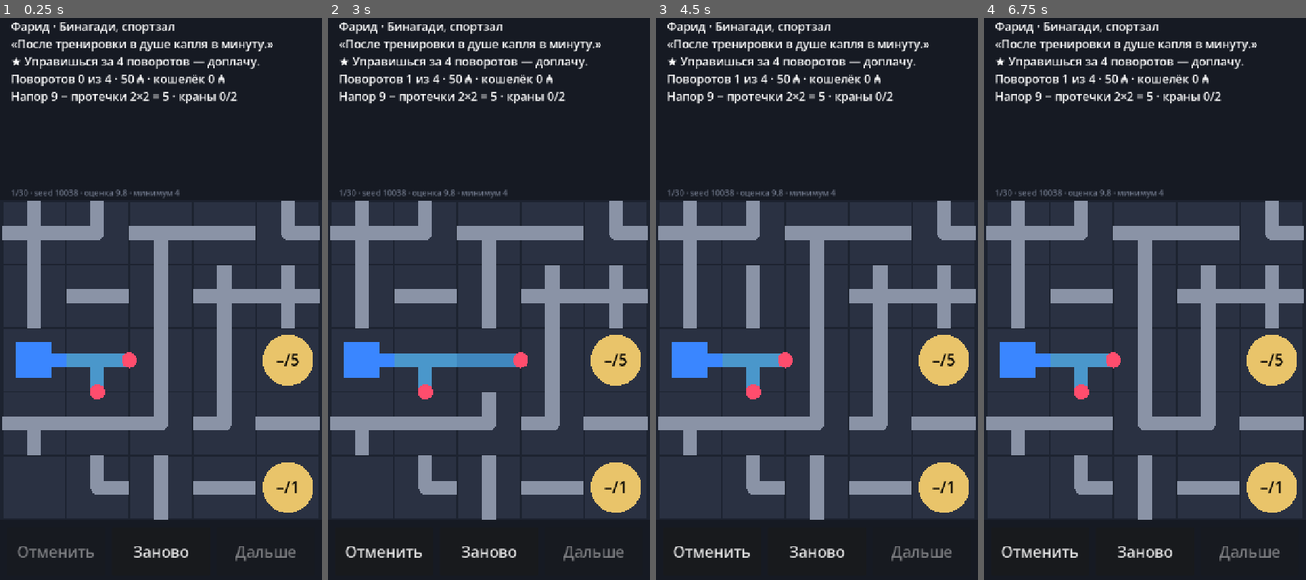
Above: before the commit, frames 1-4 (left to right).
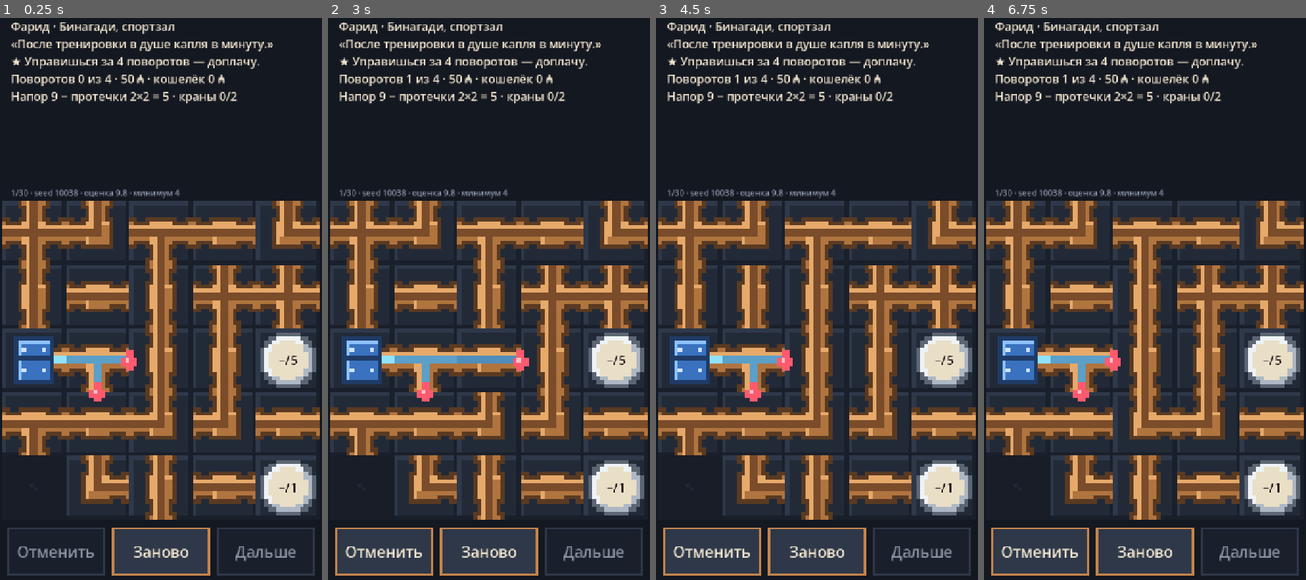
Above: after the commit, the same moments.

Repository: jshahriyarbadalov/master-pressure
Game: Godot game, scene res://game/ui/main.tscn
Two runs of this game, one before a commit and one after it. Both use one fixed random seed, a clock stepped at 60 frames per second and the inputs below.
Inputs (mouse positions are in pixels of both pictures, inside the frame that each line leads up to):
- Up to frame 1 (0.25 s): no input
- Up to frame 2 (3 s): click "Заново" at 0.5 s; click "Заново" at 1.25 s; click "Заново" at 2 s; tap Enter at 2.75 s; move the mouse to (489, 360) at 2.77 s; click (489, 360) at 2.92 s
- Up to frame 3 (4.5 s): click "Отменить" at 3.5 s; tap Space at 4.25 s; move the mouse to (752, 327) at 4.27 s; click (752, 327) at 4.42 s
- Up to frame 4 (6.75 s): click "Отменить" at 5 s; tap Enter at 5.75 s; move the mouse to (1177, 169) at 5.77 s; click (1177, 169) at 5.92 s; tap Space at 6.5 s; move the mouse to (1128, 411) at 6.52 s; click (1128, 411) at 6.67 s

The runs differ from the first frame. In frame 1, 36% of the frame differs, in the area x 0-100%, y 0-100%; in frame 2, 38%; in frame 3, 38%; in frame 4, 38%.

Commit message:
T-19: пиксельная графика, нарисованная кодом (этап 5, часть 1)
- game/ui/pixel_art.gd: тайлы 16×16 строятся кодом и кэшируются; своя
  палитра (медь, хром, вода, ночной фон) — ничего не взято из чужих игр
  - медные трубы с фланцами на стыках, канал внутри; вода — отдельная
    маска канала, окрашивается по напору (светлее = сильнее)
  - кран = манометр: хромированное кольцо, стекло меняет цвет
    (сухо / мало / в норме), «есть/нужно» на стекле
  - бак-источник с заклёпками, кирпичная стена, пустые клетки, капля протечки
  - кнопки: плоские, медная рамка
- board_view: рисует тайлы без сглаживания (TEXTURE_FILTER_NEAREST)
- tools/screenshot.gd: --win докручивает уровень до решения заказа

Co-Authored-By: Claude Opus 5.5 <noreply@anthropic.com>
Claude-Session: https://claude.ai/code/session_01D9V7yxtszNZeZRQeACzA7x

Diff:
--- a/game/ui/board_view.gd
+++ b/game/ui/board_view.gd
@@ -6,6 +6,7 @@
 
 const Pieces = preload("res://game/logic/pieces.gd")
 const Dir = preload("res://addons/master_core/grid/dir.gd")
+const PixelArt = preload("res://game/ui/pixel_art.gd")
 
 ## Минимальный размер клетки в пикселях дизайна (ширина 720): ≈48 dp на телефоне 360 dp.
 const MIN_CELL := 96.0
@@ -26,6 +27,10 @@
 var result := {}  ## результат PressureEval.evaluate для текущих поворотов
 var cell := MIN_CELL
 var origin := Vector2.ZERO
+
+
+func _init() -> void:
+	texture_filter = CanvasItem.TEXTURE_FILTER_NEAREST  # пиксели без сглаживания
 
 
 func set_level(lv) -> void:
@@ -80,7 +85,7 @@
 
 
 func _draw() -> void:
-	draw_rect(Rect2(Vector2.ZERO, size), COL_BG)
+	draw_rect(Rect2(Vector2.ZERO, size), PixelArt.C["bg"])
 	if level == null or cell < 8.0:
 		return
 	for i in level.w * level.h:
@@ -91,31 +96,29 @@
 func _draw_cell(i: int) -> void:
 	var r := cell_rect(i)
 	var k: int = level.kinds[i]
-	var c := r.get_center()
 	if k == Pieces.WALL:
-		draw_rect(r.grow(-2), COL_WALL)
+		draw_texture_rect(PixelArt.cell_tile("wall"), r, false)
 		return
-	draw_rect(r.grow(-2), COL_CELL)
+	if k == Pieces.EMPTY:
+		draw_texture_rect(PixelArt.cell_tile("empty"), r, false)
+		return
+	draw_texture_rect(PixelArt.cell_tile("floor"), r, false)
 	if Pieces.is_pipe(k):
-		_draw_arms(c, Pieces.mask(k, level.rots[i]), pipe_color(i), cell * 0.22)
+		var m := Pieces.mask(k, level.rots[i])
+		draw_texture_rect(PixelArt.pipe(m), r, false)
+		if not result.is_empty() and result["wet"][i] == 1:
+			draw_texture_rect(PixelArt.channel(m), r, false, pipe_color(i))
 	elif k == Pieces.SOURCE:
-		_draw_arms(c, level.outlets, COL_SOURCE, cell * 0.22)
-		draw_rect(Rect2(c - Vector2.ONE * cell * 0.28, Vector2.ONE * cell * 0.56), COL_SOURCE)
+		draw_texture_rect(PixelArt.pipe(level.outlets), r, false)
+		draw_texture_rect(PixelArt.channel(level.outlets), r, false, PixelArt.water_color(1.0))
+		draw_texture_rect(PixelArt.tank(), r, false)
 	elif k == Pieces.TAP:
 		var p = tap_pressure(i)
-		var col := COL_TAP
+		var state := "dry"
 		if p != null:
-			col = COL_TAP_OK if int(p) >= int(level.req[i]) else COL_TAP_LOW
-		draw_circle(c, cell * 0.40, col)
-		_draw_tap_label(i, c)
-
-
-func _draw_arms(c: Vector2, mask: int, col: Color, width: float) -> void:
-	for d in 4:
-		if mask >> d & 1:
-			var tip := c + Vector2(Dir.DX[d], Dir.DY[d]) * cell * 0.5
-			draw_line(c, tip, col, width)
-	draw_circle(c, width * 0.5, col)
+			state = "ok" if int(p) >= int(level.req[i]) else "low"
+		draw_texture_rect(PixelArt.gauge(state), r, false)
+		_draw_tap_label(i, r.get_center())
 
 
 ## Цвет трубы: сухая — серая; мокрая — синяя, тем ярче, чем выше напор.
@@ -124,9 +127,8 @@
 		return COL_PIPE
 	var p: int = result["cell_p"][i]
 	if p == UNREACHED:
-		return COL_WATER_LO
-	var t := clampf(float(p) / maxf(1.0, float(level.H)), 0.0, 1.0)
-	return COL_WATER_LO.lerp(COL_WATER_HI, t)
+		return PixelArt.water_color(0.0)
+	return PixelArt.water_color(float(p) / maxf(1.0, float(level.H)))
 
 
 func tap_pressure(i: int) -> Variant:
@@ -143,8 +145,10 @@
 		var i: int = code >> 2
 		var d: int = code & 3
 		var c := cell_rect(i).get_center()
+		var px := cell / PixelArt.T
 		var tip := c + Vector2(Dir.DX[d], Dir.DY[d]) * cell * 0.5
-		draw_circle(tip, cell * 0.12, COL_LEAK)
+		var sz := Vector2(4, 5) * px
+		draw_texture_rect(PixelArt.drop(), Rect2(tip - sz / 2.0, sz), false)
 
 
 ## Подпись крана: «есть/нужно» («–» — вода не дошла).
@@ -152,6 +156,6 @@
 	var font := get_theme_default_font()
 	var p = tap_pressure(i)
 	var txt := "%s/%d" % ["–" if p == null else str(maxi(int(p), 0)), int(level.req[i])]
-	var fs := int(cell * 0.26)
+	var fs := int(cell * 0.21)
 	var w := font.get_string_size(txt, HORIZONTAL_ALIGNMENT_CENTER, -1, fs).x
-	draw_string(font, c + Vector2(-w / 2.0, fs * 0.35), txt, HORIZONTAL_ALIGNMENT_LEFT, -1, fs, Color.BLACK)
+	draw_string(font, c + Vector2(-w / 2.0, fs * 0.35), txt, HORIZONTAL_ALIGNMENT_LEFT, -1, fs, Color("2a1f1d"))
--- a/game/ui/main.gd
+++ b/game/ui/main.gd
@@ -8,6 +8,7 @@
 const JsonIo = preload("res://addons/master_core/level/json_io.gd")
 const Order = preload("res://game/logic/order.gd")
 const OrderTexts = preload("res://game/logic/order_texts.gd")
+const PixelArt = preload("res://game/ui/pixel_art.gd")
 
 const BAR_H := 140.0
 const PACK_PATH := "res://levels/packs/proto.json"
@@ -42,18 +43,19 @@
 	set_anchors_preset(Control.PRESET_FULL_RECT)
 	texts = OrderTexts.new("ru")
 	var bg := ColorRect.new()
-	bg.color = Color("161a23")
+	bg.color = PixelArt.C["bg"]
 	bg.set_anchors_preset(Control.PRESET_FULL_RECT)
 	bg.mouse_filter = Control.MOUSE_FILTER_IGNORE
 	add_child(bg)
 	info = Label.new()
 	info.add_theme_font_size_override("font_size", 26)
+	info.add_theme_color_override("font_color", PixelArt.C["text"])
 	info.autowrap_mode = TextServer.AUTOWRAP_WORD
 	info.clip_text = true
 	add_child(info)
 	debug = Label.new()
 	debug.add_theme_font_size_override("font_size", 18)
-	debug.add_theme_color_override("font_color", Color("6b7385"))
+	debug.add_theme_color_override("font_color", PixelArt.C["text_dim"])
 	add_child(debug)
 	board = BoardView.new()
 	add_child(board)
@@ -71,6 +73,12 @@
 	var b := Button.new()
 	b.text = text
 	b.add_theme_font_size_override("font_size", 34)
+	var st := PixelArt.button_styles()
+	for k in st:
+		b.add_theme_stylebox_override(k, st[k])
+	b.add_theme_color_override("font_color", PixelArt.C["text"])
+	b.add_theme_color_override("font_pressed_color", PixelArt.C["copper_ui"])
+	b.add_theme_color_override("font_disabled_color", PixelArt.C["text_dim"])
 	b.focus_mode = Control.FOCUS_NONE
 	b.pressed.connect(cb)
 	add_child(b)
--- /dev/null
+++ b/game/ui/pixel_art.gd
@@ -0,0 +1,234 @@
+## Пиксельная графика «Давления», нарисованная кодом (тайлы 16×16).
+## Всё своё: палитра, формы — ничего не взято из чужих игр.
+## Текстуры строятся один раз и кэшируются; рисуются без сглаживания (NEAREST).
+extends RefCounted
+
+const T := 16  ## размер тайла в пикселях
+
+## Палитра (своя): медь, хром, вода, ночной фон.
+const C := {
+	"bg": Color("141821"),
+	"cell": Color("222a38"),
+	"cell_hi": Color("2e3849"),
+	"cell_lo": Color("1a202b"),
+	"empty": Color("181d27"),
+	"empty_dot": Color("1f2532"),
+	"brick": Color("5a3b33"),
+	"brick_hi": Color("6e4a3f"),
+	"mortar": Color("2a1f1d"),
+	"pipe_dark": Color("5a3a22"),
+	"pipe": Color("b0743f"),
+	"pipe_hi": Color("e6a96a"),
+	"channel": Color("7a4c2a"),
+	"water_lo": Color("1d4a86"),
+	"water_hi": Color("8fe3ff"),
+	"leak": Color("ff5a6e"),
+	"leak_hi": Color("ffc2ca"),
+	"chrome_dark": Color("5c6573"),
+	"chrome": Color("aeb7c4"),
+	"chrome_hi": Color("eef2f6"),
+	"gauge_dry": Color("e9dfc7"),
+	"gauge_ok": Color("7fd99a"),
+	"gauge_low": Color("f3a35c"),
+	"tank_dark": Color("1f3b66"),
+	"tank": Color("3a72c0"),
+	"tank_hi": Color("8cc2ff"),
+	"rivet": Color("cfe3ff"),
+	"text": Color("f2e6d0"),
+	"text_dim": Color("8b93a4"),
+	"copper_ui": Color("c4844a"),
+}
+
+static var _cache := {}
+
+
+static func _img() -> Image:
+	var im := Image.create(T, T, false, Image.FORMAT_RGBA8)
+	im.fill(Color(0, 0, 0, 0))
+	return im
+
+
+static func _rect(im: Image, x0: int, y0: int, x1: int, y1: int, col: Color) -> void:
+	for y in range(maxi(y0, 0), mini(y1, T - 1) + 1):
+		for x in range(maxi(x0, 0), mini(x1, T - 1) + 1):
+			im.set_pixel(x, y, col)
+
+
+static func _tex(key: String, im: Image) -> ImageTexture:
+	var t := ImageTexture.create_from_image(im)
+	_cache[key] = t
+	return t
+
+
+## Фон клетки: поворачиваемая — со скосом (выпуклая плитка), пустая — тёмная.
+static func cell_tile(kind: String) -> ImageTexture:
+	var key := "cell_" + kind
+	if _cache.has(key):
+		return _cache[key]
+	var im := _img()
+	match kind:
+		"floor":
+			_rect(im, 0, 0, T - 1, T - 1, C["cell"])
+			_rect(im, 0, 0, T - 1, 0, C["cell_hi"])
+			_rect(im, 0, 0, 0, T - 1, C["cell_hi"])
+			_rect(im, 0, T - 1, T - 1, T - 1, C["cell_lo"])
+			_rect(im, T - 1, 0, T - 1, T - 1, C["cell_lo"])
+		"empty":
+			_rect(im, 0, 0, T - 1, T - 1, C["empty"])
+			im.set_pixel(7, 7, C["empty_dot"])
+			im.set_pixel(8, 8, C["empty_dot"])
+		"wall":
+			_rect(im, 0, 0, T - 1, T - 1, C["mortar"])
+			for row in 4:
+				var y0 := row * 4
+				var off := 0 if row % 2 == 0 else 4
+				for bx in range(-1, 3):
+					var x0 := bx * 8 + off
+					_rect(im, x0, y0, x0 + 6, y0 + 2, C["brick"])
+					_rect(im, x0, y0, x0 + 6, y0, C["brick_hi"])
+	return _tex(key, im)
+
+
+## Труба с концами mask (бит d: 0=N 1=E 2=S 3=W). Канал внутри — тёмный (сухо).
+static func pipe(mask: int) -> ImageTexture:
+	var key := "pipe_%d" % mask
+	if _cache.has(key):
+		return _cache[key]
+	var im := _img()
+	# слои: тёмный контур → тело → блик → канал
+	for pass_i in 4:
+		for d in 4:
+			if not (mask >> d & 1):
+				continue
+			_arm(im, d, pass_i)
+		_hub(im, pass_i)
+	return _tex(key, im)
+
+
+## Маска канала: белые пиксели там, где течёт вода (окрашивается при отрисовке).
+static func channel(mask: int) -> ImageTexture:
+	var key := "chan_%d" % mask
+	if _cache.has(key):
+		return _cache[key]
+	var im := _img()
+	for d in 4:
+		if mask >> d & 1:
+			_arm_rect(im, d, 7, 8, Color.WHITE)
+	_rect(im, 7, 7, 8, 8, Color.WHITE)
+	return _tex(key, im)
+
+
+## Прямоугольник вдоль конца d с поперечным диапазоном [a, b].
+static func _arm_rect(im: Image, d: int, a: int, b: int, col: Color) -> void:
+	match d:
+		0: _rect(im, a, 0, b, 8, col)
+		1: _rect(im, 7, a, T - 1, b, col)
+		2: _rect(im, a, 7, b, T - 1, col)
+		3: _rect(im, 0, a, 8, b, col)
+
+
+static func _arm(im: Image, d: int, pass_i: int) -> void:
+	match pass_i:
+		0:
+			_arm_rect(im, d, 5, 10, C["pipe_dark"])
+			# фланец у края клетки
+			match d:
+				0: _rect(im, 4, 0, 11, 1, C["pipe_dark"])
+				1: _rect(im, T - 2, 4, T - 1, 11, C["pipe_dark"])
+				2: _rect(im, 4, T - 2, 11, T - 1, C["pipe_dark"])
+				3: _rect(im, 0, 4, 1, 11, C["pipe_dark"])
+		1:
+			_arm_rect(im, d, 6, 9, C["pipe"])
+			match d:
+				0: _rect(im, 5, 0, 10, 0, C["pipe"])
+				1: _rect(im, T - 1, 5, T - 1, 10, C["pipe"])
+				2: _rect(im, 5, T - 1, 10, T - 1, C["pipe"])
+				3: _rect(im, 0, 5, 0, 10, C["pipe"])
+		2:
+			_arm_rect(im, d, 6, 6, C["pipe_hi"])
+		3:
+			_arm_rect(im, d, 7, 8, C["channel"])
+
+
+static func _hub(im: Image, pass_i: int) -> void:
+	match pass_i:
+		0: _rect(im, 4, 4, 11, 11, C["pipe_dark"])
+		1: _rect(im, 5, 5, 10, 10, C["pipe"])
+		2:
+			_rect(im, 5, 5, 10, 5, C["pipe_hi"])
+			_rect(im, 5, 5, 5, 10, C["pipe_hi"])
+		3: _rect(im, 7, 7, 8, 8, C["channel"])
+
+
+## Бак-источник (выходы рисуются трубами поверх).
+static func tank() -> ImageTexture:
+	if _cache.has("tank"):
+		return _cache["tank"]
+	var im := _img()
+	_rect(im, 3, 2, 12, 13, C["tank_dark"])
+	_rect(im, 4, 3, 11, 12, C["tank"])
+	_rect(im, 4, 3, 11, 3, C["tank_hi"])
+	_rect(im, 4, 3, 4, 12, C["tank_hi"])
+	_rect(im, 4, 7, 11, 7, C["tank_dark"])
+	for p in [Vector2i(5, 5), Vector2i(10, 5), Vector2i(5, 10), Vector2i(10, 10)]:
+		im.set_pixel(p.x, p.y, C["rivet"])
+	return _tex("tank", im)
+
+
+## Кран-манометр: хромированное кольцо и стекло (цвет = состояние).
+static func gauge(state: String) -> ImageTexture:
+	var key := "gauge_" + state
+	if _cache.has(key):
+		return _cache[key]
+	var im := _img()
+	var face: Color = C["gauge_dry"]
+	if state == "ok":
+		face = C["gauge_ok"]
+	elif state == "low":
+		face = C["gauge_low"]
+	for y in T:
+		for x in T:
+			var dx := x - 7.5
+			var dy := y - 7.5
+			var r := sqrt(dx * dx + dy * dy)
+			if r <= 7.2:
+				im.set_pixel(x, y, C["chrome_dark"])
+			if r <= 6.3:
+				im.set_pixel(x, y, C["chrome"] if dx + dy > 0 else C["chrome_hi"])
+			if r <= 5.0:
+				im.set_pixel(x, y, face)
+	return _tex(key, im)
+
+
+## Капля протечки 4×5.
+static func drop() -> ImageTexture:
+	if _cache.has("drop"):
+		return _cache["drop"]
+	var im := Image.create(4, 5, false, Image.FORMAT_RGBA8)
+	im.fill(Color(0, 0, 0, 0))
+	for p in [Vector2i(1, 0), Vector2i(2, 0), Vector2i(1, 1), Vector2i(2, 1), Vector2i(0, 2), Vector2i(1, 2), Vector2i(2, 2), Vector2i(3, 2), Vector2i(0, 3), Vector2i(1, 3), Vector2i(2, 3), Vector2i(3, 3), Vector2i(1, 4), Vector2i(2, 4)]:
+		im.set_pixel(p.x, p.y, C["leak"])
+	im.set_pixel(1, 2, C["leak_hi"])
+	var t := ImageTexture.create_from_image(im)
+	_cache["drop"] = t
+	return t
+
+
+## Цвет воды по напору: t = 0 (еле течёт) … 1 (полный напор).
+static func water_color(t: float) -> Color:
+	return (C["water_lo"] as Color).lerp(C["water_hi"], clampf(t, 0.0, 1.0))
+
+
+## Стиль кнопок и панели: плоский, без скруглений, медная рамка.
+static func button_styles() -> Dictionary:
+	var normal := StyleBoxFlat.new()
+	normal.bg_color = C["cell_hi"]
+	normal.border_color = C["copper_ui"]
+	normal.set_border_width_all(4)
+	normal.set_corner_radius_all(0)
+	var pressed := normal.duplicate()
+	pressed.bg_color = C["cell_lo"]
+	var disabled := normal.duplicate()
+	disabled.border_color = C["cell_hi"]
+	disabled.bg_color = C["cell_lo"]
+	return {"normal": normal, "hover": normal, "pressed": pressed, "disabled": disabled, "focus": StyleBoxEmpty.new()}
--- a/tools/screenshot.gd
+++ b/tools/screenshot.gd
@@ -21,6 +21,18 @@
 	if a.has("level"):
 		main.index = int(a["level"])
 		main._load_current()
+	if a.has("win"):
+		# докрутить до ближайшего решения заказа (минимум касаний)
+		var Order = load("res://game/logic/order.gd")
+		var sols: Array = Order.analyze(main.level)
+		if not sols.is_empty():
+			var plan: PackedByteArray = sols[0]["plan"]
+			var lvw = main.level
+			for i in lvw.w * lvw.h:
+				var guard := 0
+				while lvw.is_rotatable(i) and lvw.rots[i] != plan[i] and guard < 4 and not main.won:
+					main.tap_cell(i)
+					guard += 1
 	if a.has("solve"):
 		var k := int(a["solve"])
 		var lv = main.level
Binary file added: docs/screenshots/t19_pixel_play.png
Binary file added: docs/screenshots/t19_pixel_win.png
